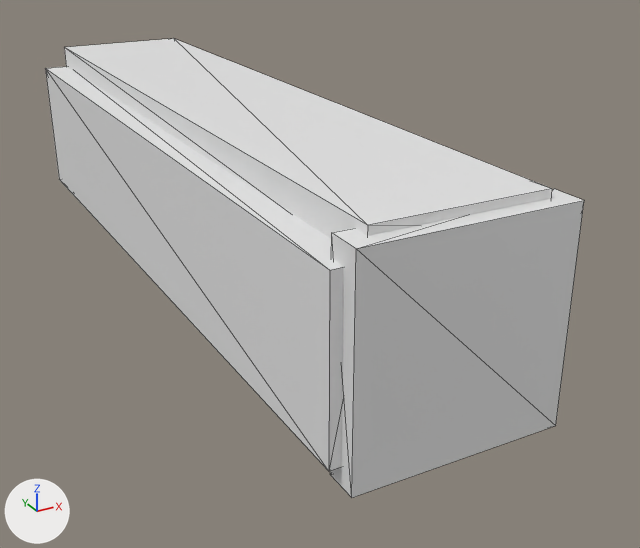
The glTF model assets/blueprints/Room.glb: old version first, new version second.
Before and after are seen from a camera (50 mm lens) standing at (-11.7, -37.1, 12.2) and looking at (1.8, -12.6, -0.1). Every picture has the same lights, and +X, +Y and +Z are marked at lower left. Mesh edges are drawn as thin lines. Where no turn or scale is listed for an object, it has been applied to the vertices. Vertices at the same position are counted once.

In view in the first picture: 'ceiling', 'wall_far', 'wall_right'.
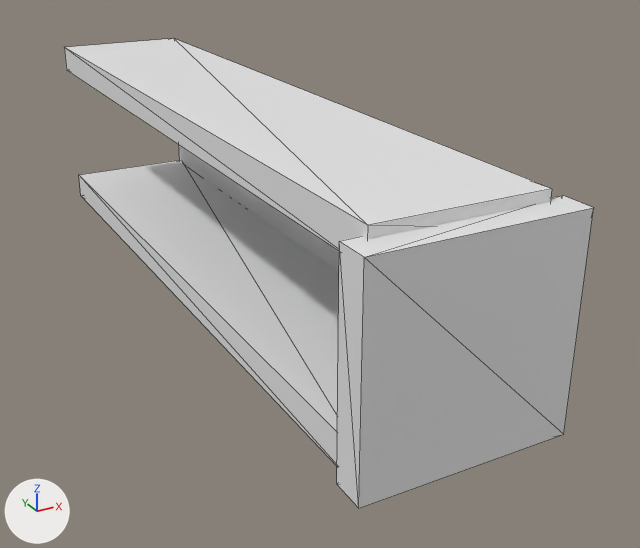
The newer file is also turned or shifted as a whole; pictures and numbers use the older file's frame.

Where the change shows, as pixel boxes (x1, y1, x2, y2) in the pictures (640 x 548 px):
'wall_far', mesh moved
    before: (330, 189, 584, 498)
    after: (337, 195, 593, 508)
'wall_right', deleted
    before: (45, 67, 344, 471)
'floor', unchanged, uncovered by the edit
    after: (79, 160, 339, 466)
'wall_left', unchanged, uncovered by the edit
    after: (179, 145, 339, 272)

The change, as a list of edits to the scene's bpy script:
```text
Change me_wall_far_mesh:
    where me_wall_far_mesh.from_pydata(...)  # 8 vertices, 12 faces; spans x -3.07..3.07, y -0.5..0.5, z -3.07..3.07
    used by ob_wall_far; location = (0.0, -22.49, 2.44)
    me_wall_far_mesh part 1: the whole mesh is moved by (0.0, -0.31, -0.08)
Remove ob_wall_right:
    ob_wall_right = bpy.data.objects.new('wall_right', me_wall_right_mesh)
    ob_wall_right.location = (-2.9, -10.0, 2.42)
```
